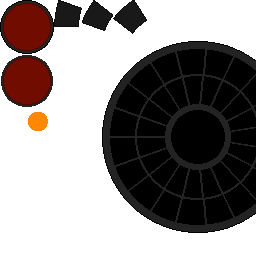
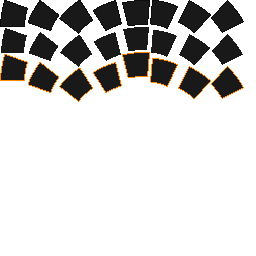
Layers edited between the first and the second 256 × 256 image:
pixels changed over left=0, top=0, right=256, bottom=233 (layer not identified)
